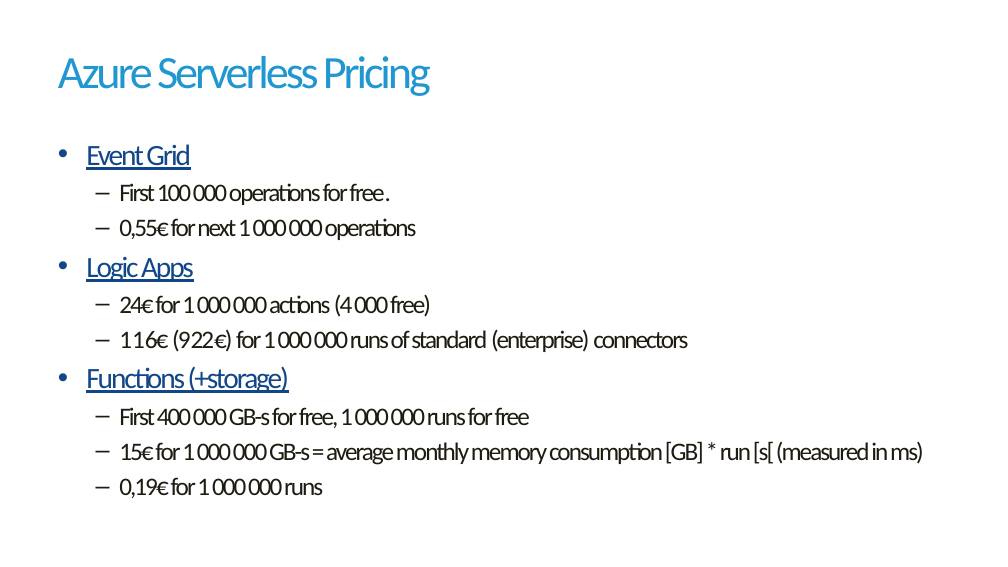
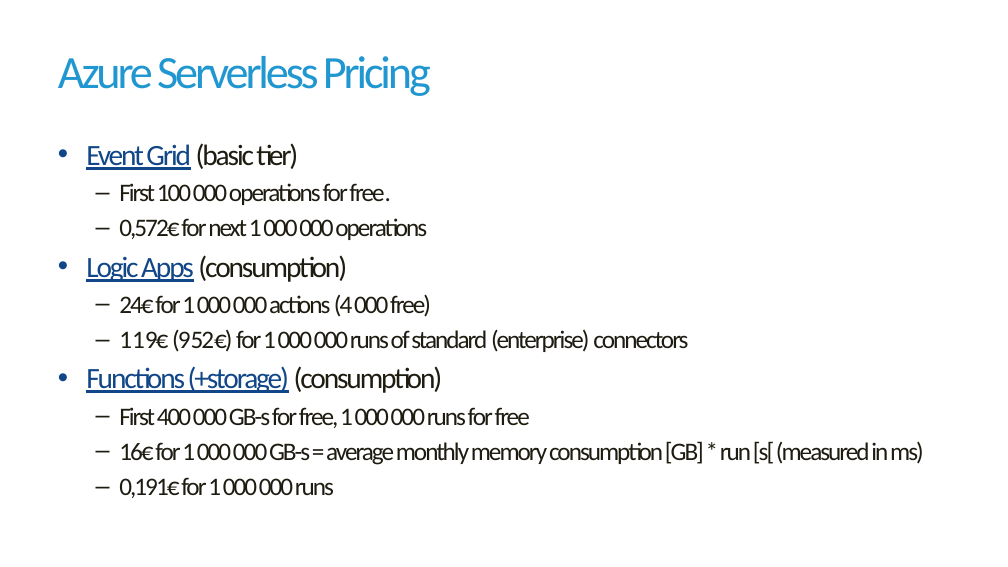
Before and after one commit to havit/CloudApplicationsDevelopment, a slide deck: slide 13 of Lab7-Serverless/Serverless-computing.pptx. Drawn at 1008x567 pixels with LibreOffice and Linux fonts; fonts in the diff are those of the drawing; background and template pictures are left out. Boxes give left, top, right and bottom in pixels: in the first picture for what was removed or moved away, otherwise in the second. Text is boxed around its words. In the diff, an @@ line names an element or a change of style, - is before the commit and + after.

Commit message:
Lab 7 - Serverless update

```diff
--- a/Lab7-Serverless/Serverless-computing.pptx
+++ b/Lab7-Serverless/Serverless-computing.pptx
@@ text at <box>86,143,298,170</box>: text changed; text colour #114788 to #1E1C11 @@
-• Event Grid
+• Event Grid (basic tier)
@@ text at <box>86,218,427,282</box>: text changed @@
-  – 0,55€ for next 1 000 000 operations
-• Logic Apps
+  – 0,572€ for next 1 000 000 operations
+• Logic Apps (consumption)
@@ text at <box>86,329,688,393</box>: text changed @@
-  – 116€ (922€) for 1 000 000 runs of standard (enterprise) connectors
-• Functions (+storage)
+  – 119€ (952€) for 1 000 000 runs of standard (enterprise) connectors
+• Functions (+storage) (consumption)
@@ text at <box>119,441,924,498</box>: text changed @@
-  – 15€ for 1 000 000 GB-s = average monthly memory consumption [GB] * run [s[ (measured in ms)
-  – 0,19€ for 1 000 000 runs
+  – 16€ for 1 000 000 GB-s = average monthly memory consumption [GB] * run [s[ (measured in ms)
+  – 0,191€ for 1 000 000 runs
```
Also in this commit, not shown: 8 other slides changed, 11 other files.
